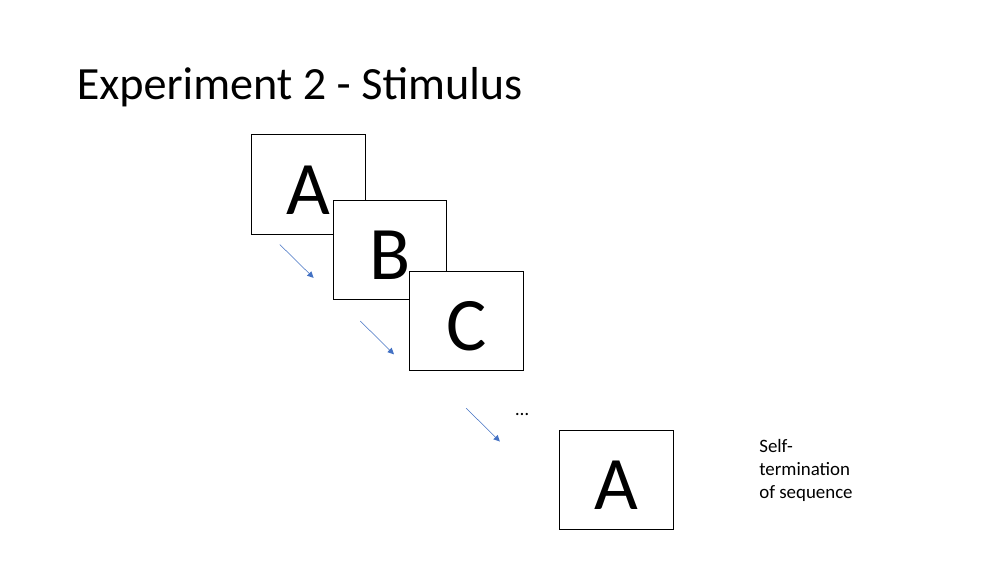
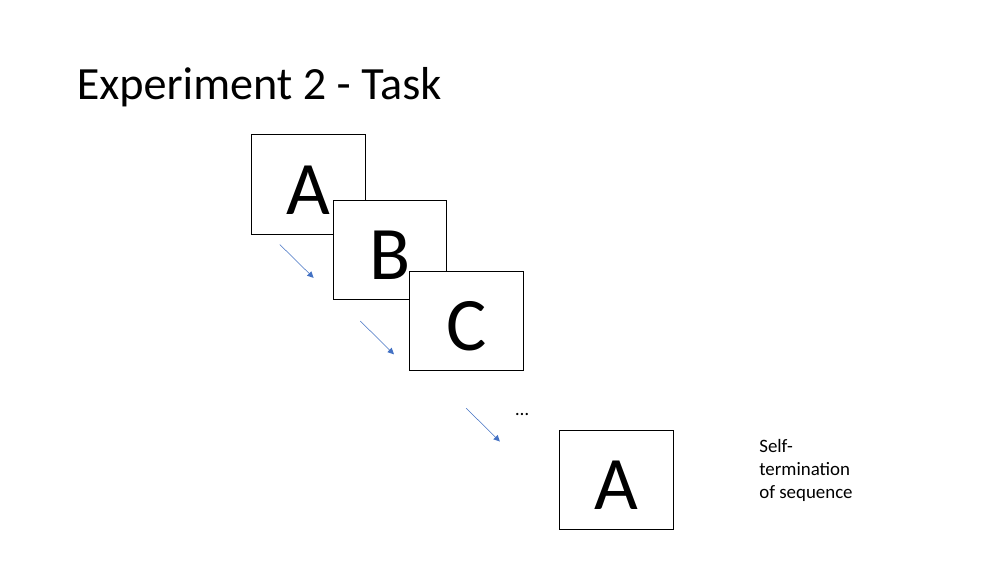
Before and after one commit to sradkani/CoCoSci, a slide deck: slide 20 of summary:papers/CogSci attempt.pptx. Drawn at 1008x567 pixels with LibreOffice and Linux fonts; fonts in the diff are those of the drawing. Boxes give left, top, right and bottom in pixels: in the first picture for what was removed or moved away, otherwise in the second. Text is boxed around its words. In the diff, an @@ line names an element or a change of style, - is before the commit and + after.

```diff
--- a/summary:papers/CogSci attempt.pptx
+++ b/summary:papers/CogSci attempt.pptx
@@ title at (x1=77, y1=67, x2=441, y2=107): text changed @@
-Experiment 2 - Stimulus
+Experiment 2 - Task
```
Also in this commit, not shown: 12 other slides changed, 8 slides added, 7 slides removed, 23 other files.
